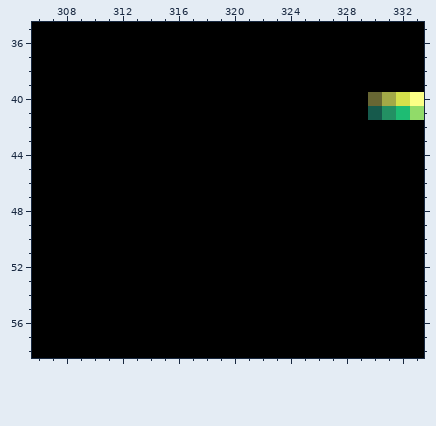
Two states of a pixel-art file, assets/doodles.ase. The first picture shows the starting point.
589x574 pixels, 1 frame. Shown: x 306..333, y 35..58.
After:
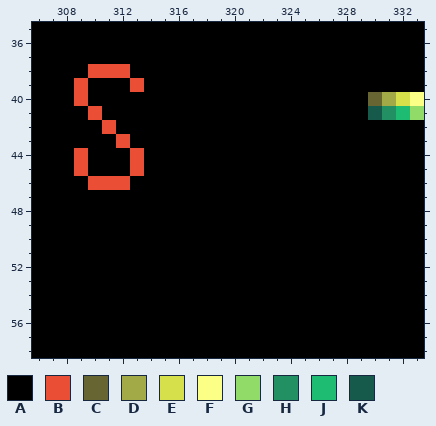
Palette (. is transparent): A #000000  B #ea4f36  C #676633  D #a2a947  E #d5e04b  F #fbff86  G #91db69  H #239063  J #1ebc73  K #165a4c
The edit:
--- layer "Layer"
@@ x 307..315 @@
 37 AAAAAAAAA
-38 AAAAAAAAA
-39 AAAAAAAAA
-40 AAAAAAAAA
-41 AAAAAAAAA
-42 AAAAAAAAA
-43 AAAAAAAAA
-44 AAAAAAAAA
-45 AAAAAAAAA
-46 AAAAAAAAA
+38 AAABBBAAA
+39 AABAAABAA
+40 AABAAAAAA
+41 AAABAAAAA
+42 AAAABAAAA
+43 AAAAABAAA
+44 AABAAABAA
+45 AABAAABAA
+46 AAABBBAAA
 47 AAAAAAAAA
Pixel boxes of the changes (left, top, right, bottom) in both pictures:
changed: (74, 64, 144, 190)
